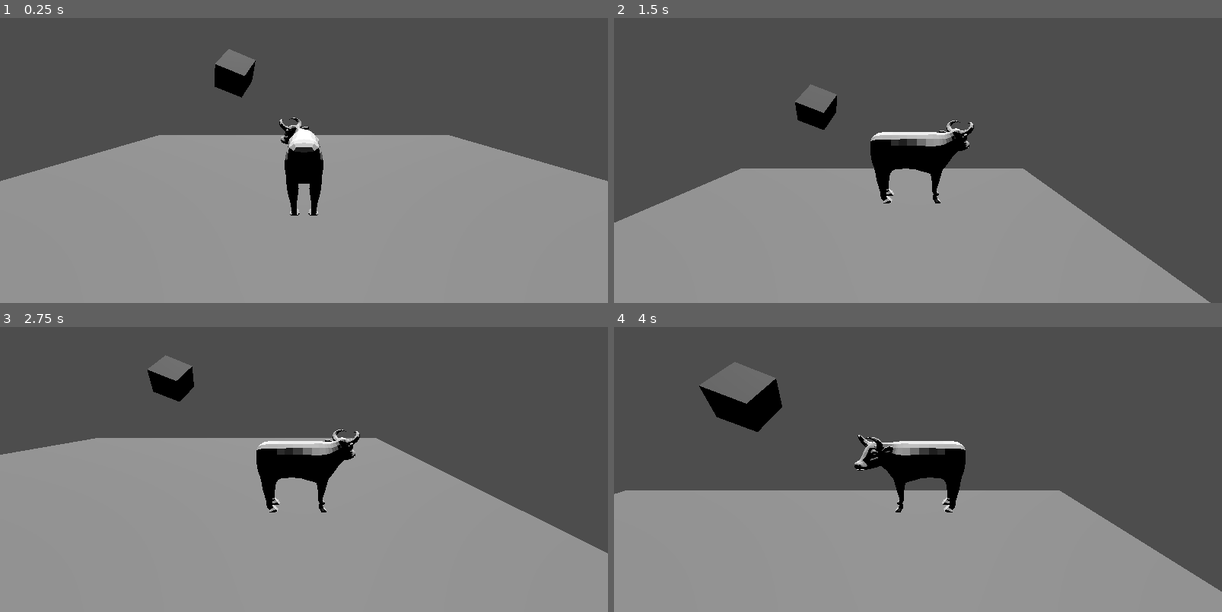
Above: before the commit, frames 1-4 (two rows, left to right).
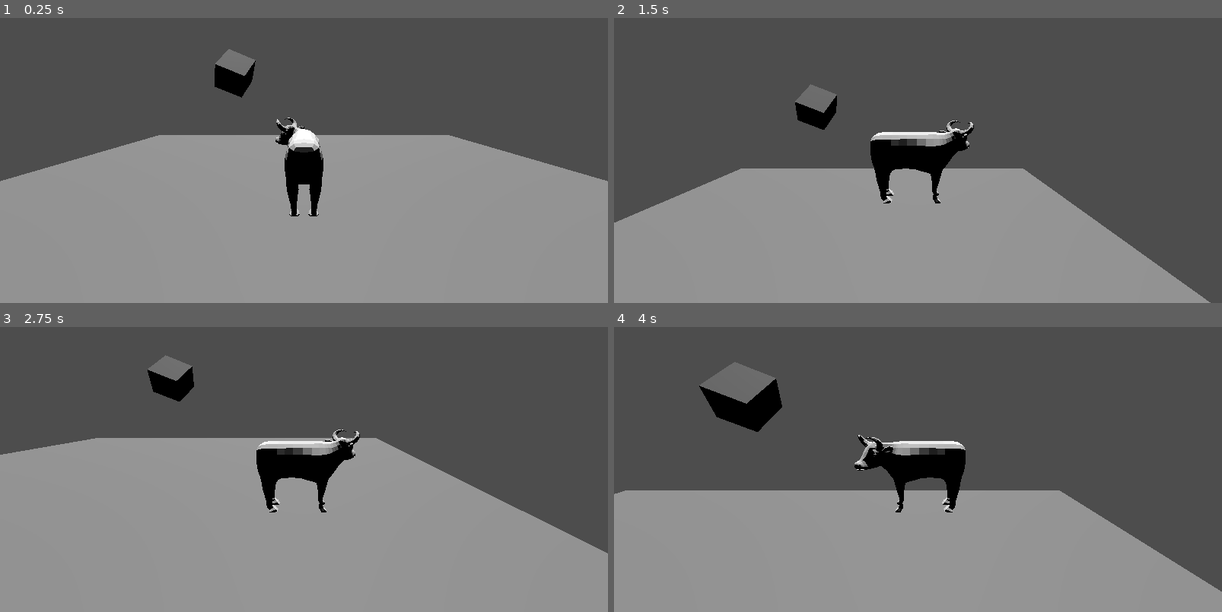
Above: after the commit, the same moments.

Repository: OnTheRadio3/avalon-inverse
Game: Godot game, scene res://game_scenes/game_test.tscn
The game is run twice, just before and just after one commit, with the same random seed, the same clock (stepped at 60 frames per second) and the same inputs.
Inputs:
- Up to frame 1 (0.25 s): no input
- Up to frame 2 (1.5 s): tap Enter at 0.5 s; hold D 0.53-1.28 s; tap J at 0.6 s; hold S from 1.28 s (still down); tap K at 1.35 s
- Up to frame 3 (2.75 s): release S at 2.03 s; hold D from 2.03 s (still down); tap Enter at 2.1 s
- Up to frame 4 (4 s): release D at 2.78 s; hold W 2.78-3.53 s; tap Shift at 2.85 s; hold A from 3.53 s (still down); tap J at 3.6 s

The runs differ from the first frame. In frame 1, 0.2% of the frame differs, in the area x 45-54%, y 34-70%; in frame 2, less than 0.1%; in frame 3, less than 0.1%; in frame 4, less than 0.1%.

Commit message:
Updated Fermi's model; Experimenting with animation blending.

Diff:
--- a/entity_scenes/Fermi.tscn
+++ b/entity_scenes/Fermi.tscn
@@ -9,6 +9,35 @@
 radius = 0.876955
 height = 2.10993
 
+[sub_resource type="AnimationNodeAdd2" id="AnimationNodeAdd2_lbat7"]
+
+[sub_resource type="AnimationNodeAnimation" id="AnimationNodeAnimation_l5twp"]
+animation = &"Scale"
+
+[sub_resource type="AnimationNodeAnimation" id="AnimationNodeAnimation_u3b0n"]
+animation = &"Head Turn"
+
+[sub_resource type="AnimationNodeBlendTree" id="AnimationNodeBlendTree_vvpj3"]
+graph_offset = Vector2(-341.029, 101.42)
+nodes/Add2/node = SubResource("AnimationNodeAdd2_lbat7")
+nodes/Add2/position = Vector2(100, 80)
+nodes/Animation/node = SubResource("AnimationNodeAnimation_u3b0n")
+nodes/Animation/position = Vector2(-120, 120)
+"nodes/Animation 2/node" = SubResource("AnimationNodeAnimation_l5twp")
+"nodes/Animation 2/position" = Vector2(-120, 380)
+nodes/output/position = Vector2(340, 100)
+node_connections = [&"Add2", 0, &"Animation", &"Add2", 1, &"Animation 2", &"output", 0, &"Add2"]
+
+[sub_resource type="AnimationNodeStateMachineTransition" id="AnimationNodeStateMachineTransition_lbat7"]
+advance_mode = 2
+
+[sub_resource type="AnimationNodeStateMachine" id="AnimationNodeStateMachine_ft4av"]
+states/BlendTree/node = SubResource("AnimationNodeBlendTree_vvpj3")
+states/BlendTree/position = Vector2(406, 120)
+states/End/position = Vector2(752, 120)
+states/Start/position = Vector2(168, 120)
+transitions = ["Start", "BlendTree", SubResource("AnimationNodeStateMachineTransition_lbat7")]
+
 [node name="fermi" instance=ExtResource("1_x5guc")]
 script = ExtResource("2_cq3n5")
 m_acceleration = 36.0
@@ -18,14 +47,6 @@
 [node name="InputHandler" type="Node" parent="." index="0"]
 script = ExtResource("3_hu4y7")
 
-[node name="Skeleton3D" parent="Armature" index="0"]
-bones/3/rotation = Quaternion(0.129801, 0.00349571, 0.0504302, 0.990251)
-bones/4/rotation = Quaternion(0.00781335, 0.0401065, 0.190494, 0.980838)
-bones/5/rotation = Quaternion(-0.343901, -0.0206298, 0.146727, 0.927242)
-bones/8/position = Vector3(-0.0795086, 0.345154, 0.135389)
-bones/8/rotation = Quaternion(0.952749, -0.108144, 0.283606, 0.0119278)
-bones/10/rotation = Quaternion(0.921456, 0.217627, -0.319302, -0.0400487)
-
 [node name="TerrainCollider" type="CollisionShape3D" parent="." index="3"]
 transform = Transform3D(1.91069e-15, 4.37114e-08, -1, 1, -4.37114e-08, 0, -4.37114e-08, -1, -4.37114e-08, 0, 0.842676, 0)
 shape = SubResource("CapsuleShape3D_cq3n5")
@@ -34,3 +55,8 @@
 transform = Transform3D(1, 0, 0, 0, 1, 0, 0, 0, 1, 0, 2.8, 5)
 script = ExtResource("4_lbat7")
 camera_rotation_offset = Vector3(-10, 0, 0)
+
+[node name="AnimationTree" type="AnimationTree" parent="." index="5"]
+tree_root = SubResource("AnimationNodeStateMachine_ft4av")
+anim_player = NodePath("../AnimationPlayer")
+parameters/BlendTree/Add2/add_amount = 1.0
Not shown: 1 places in entity_scenes/Fermi.tscn that only renumber resources
Binary file changed: gltf/fermi.glb
